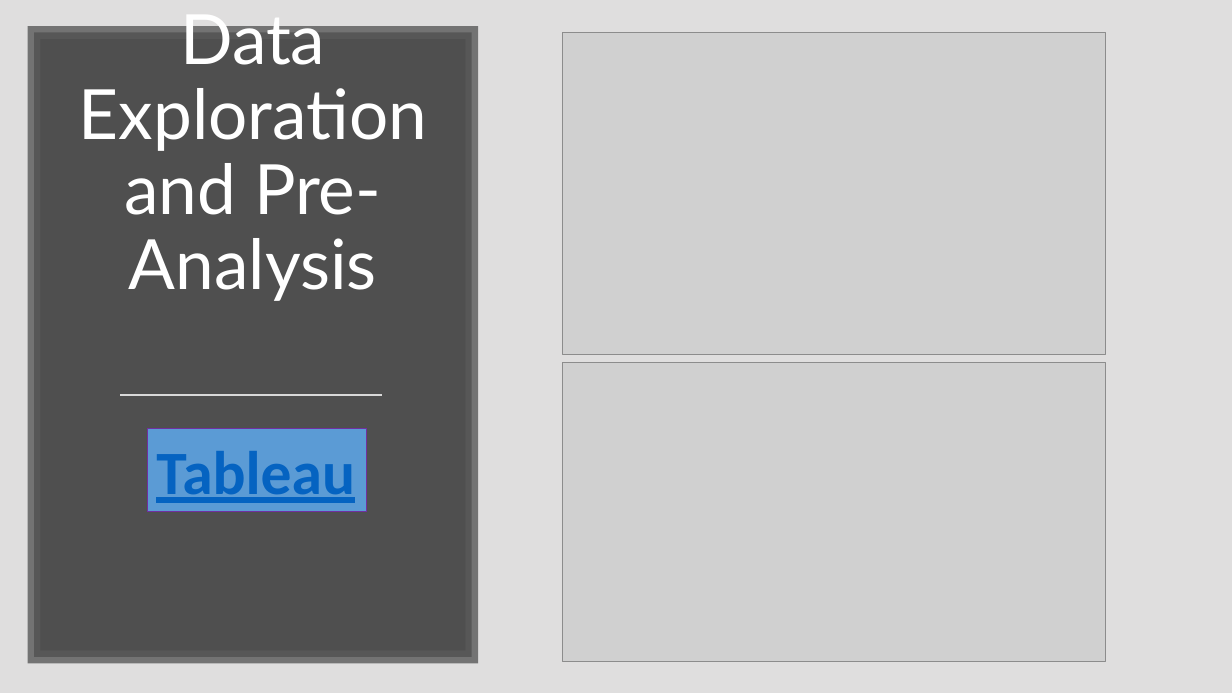
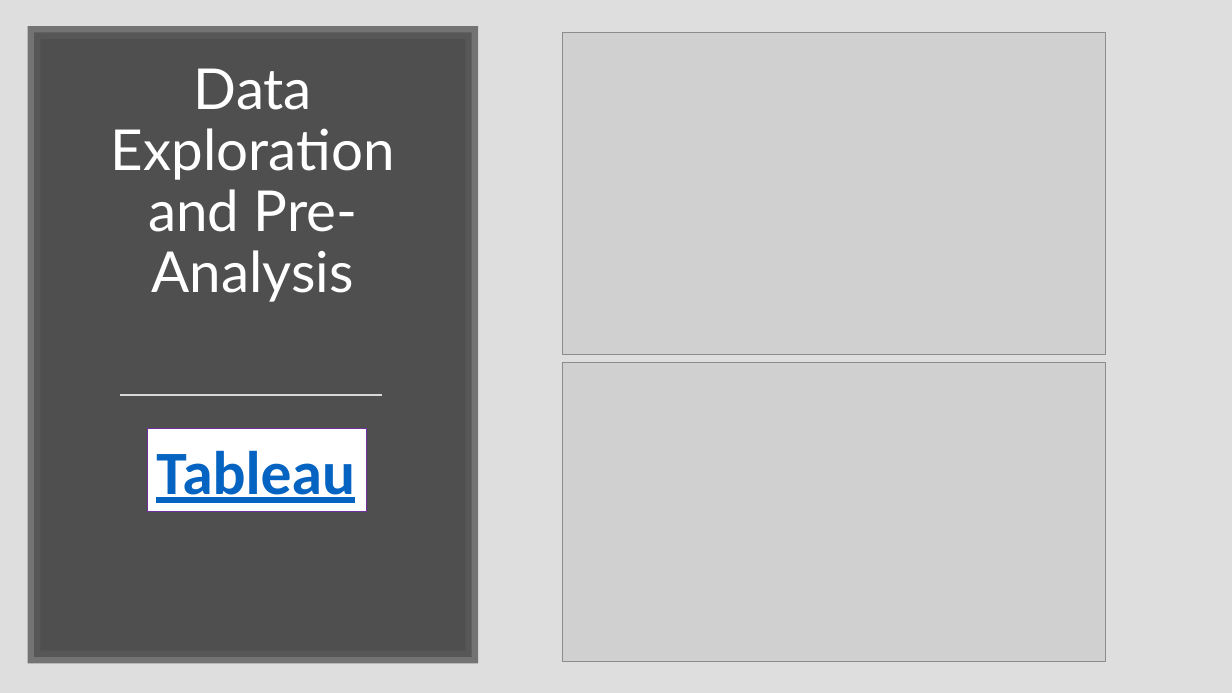
Before and after one commit to benieevelyne/BLPFinalProject, a slide deck: slide 5 of BLP Final Presentation.pptx. Drawn at 1232x693 pixels with LibreOffice and Linux fonts; fonts in the diff are those of the drawing; grey boxes stand for pictures. Boxes give left, top, right and bottom in pixels: in the first picture for what was removed or moved away, otherwise in the second. Text is boxed around its words. In the diff, an @@ line names an element or a change of style, - is before the commit and + after.

```diff
--- a/BLP Final Presentation.pptx
+++ b/BLP Final Presentation.pptx
@@ title "Data Exploration and Pre-Analysis": place and size @@
-title "Data Exploration and Pre-Analysis" at [79,5,427,301]
+title "Data Exploration and Pre-Analysis" at [111,68,395,302]
@@ title "Data Exploration and Pre-Analysis" at [111,68,395,302]: size 54 to 44 pt @@
@@ rectangle "Tableau" at [148,428,368,512]: fill #5B9BD5 to #FFFFFF @@
```
Also in this commit, not shown: 9 other slides changed.
